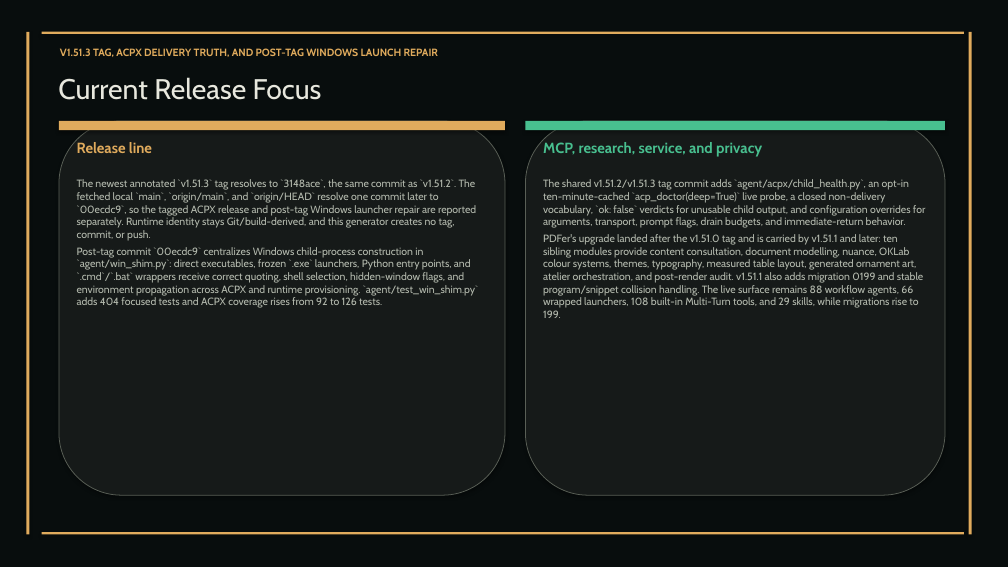
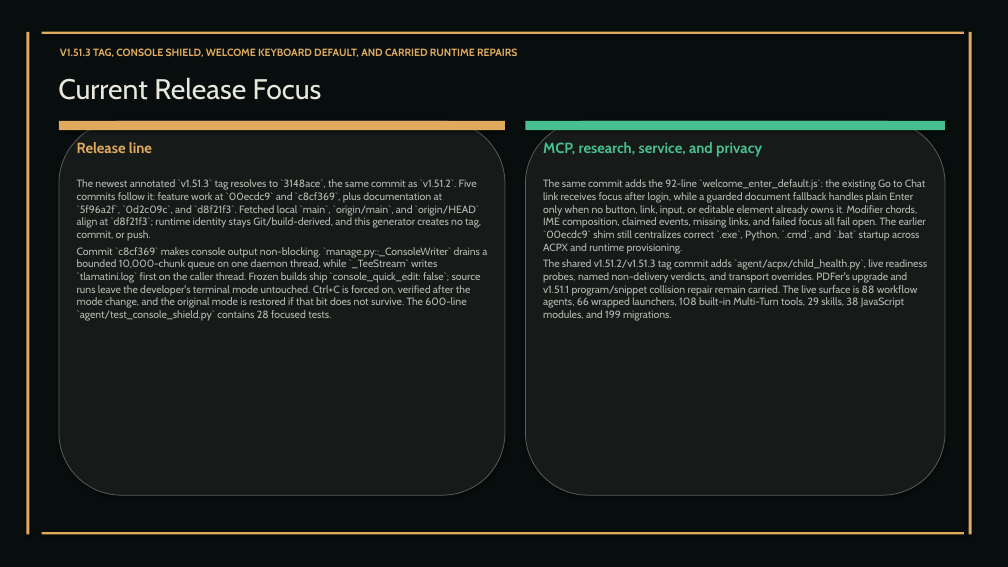
Before and after one commit to XAIHT/Tlamatini, a slide deck: slide 27 of Tlamatini_eXtended_Artificial_Intelligence_Humanly_Tempered.pptx. Drawn at 1008x567 pixels with LibreOffice and Linux fonts; fonts in the diff are those of the drawing. Boxes give left, top, right and bottom in pixels: in the first picture for what was removed or moved away, otherwise in the second. Text is boxed around its words. In the diff, an @@ line names an element or a change of style, - is before the commit and + after.

Commit message:
Updating visual documentation for imp. on welcome page and making the  shield in console window, by Tlamatini's-AutoBot.

```diff
--- a/Tlamatini_eXtended_Artificial_Intelligence_Humanly_Tempered.pptx
+++ b/Tlamatini_eXtended_Artificial_Intelligence_Humanly_Tempered.pptx
@@ text at [60, 48, 517, 57]: text changed @@
-V1.51.3 TAG, ACPX DELIVERY TRUTH, AND POST-TAG WINDOWS LAUNCH REPAIR
+V1.51.3 TAG, CONSOLE SHIELD, WELCOME KEYBOARD DEFAULT, AND CARRIED RUNTIME REPAIRS
@@ text at [77, 179, 487, 321]: text changed @@
-The newest annotated `v1.51.3` tag resolves to `3148ace`, the same commit as `v1.51.2`. The fetched local `main`, `origin/main`, and `origin/HEAD` resolve one commit later to `00ecdc9`, so the tagged ACPX release and post-tag Windows launcher repair are reported separately. Runtime identity stays Git/build-derived, and this generator creates no tag, commit, or push.
-Post-tag commit `00ecdc9` centralizes Windows child-process construction in `agent/win_shim.py`: direct executables, frozen `.exe` launchers, Python entry points, and `.cmd`/`.bat` wrappers receive correct quoting, shell selection, hidden-window flags, and environment propagation across ACPX and runtime provisioning. `agent/test_win_shim.py` adds 404 focused tests and ACPX coverage rises from 92 to 126 tests.
+The newest annotated `v1.51.3` tag resolves to `3148ace`, the same commit as `v1.51.2`. Five commits follow it: feature work at `00ecdc9` and `c8cf369`, plus documentation at `5f96a2f`, `0d2c09c`, and `d8f21f3`. Fetched local `main`, `origin/main`, and `origin/HEAD` align at `d8f21f3`; runtime identity stays Git/build-derived, and this generator creates no tag, commit, or push.
+Commit `c8cf369` makes console output non-blocking. `manage.py::_ConsoleWriter` drains a bounded 10,000-chunk queue on one daemon thread, while `_TeeStream` writes `tlamatini.log` first on the caller thread. Frozen builds ship `console_quick_edit: false`; source runs leave the developer's terminal mode untouched. Ctrl+C is forced on, verified after the mode change, and the original mode is restored if that bit does not survive. The 600-line `agent/test_console_shield.py` contains 28 focused tests.
@@ text at [543, 179, 928, 321]: text changed @@
-The shared v1.51.2/v1.51.3 tag commit adds `agent/acpx/child_health.py`, an opt-in ten-minute-cached `acp_doctor(deep=True)` live probe, a closed non-delivery vocabulary, `ok: false` verdicts for unusable child output, and configuration overrides for arguments, transport, prompt flags, drain budgets, and immediate-return behavior.
-PDFer's upgrade landed after the v1.51.0 tag and is carried by v1.51.1 and later: ten sibling modules provide content consultation, document modelling, nuance, OKLab colour systems, themes, typography, measured table layout, generated ornament art, atelier orchestration, and post-render audit. v1.51.1 also adds migration 0199 and stable program/snippet collision handling. The live surface remains 88 workflow agents, 66 wrapped launchers, 108 built-in Multi-Turn tools, and 29 skills, while migrations rise to 199.
+The same commit adds the 92-line `welcome_enter_default.js`: the existing Go to Chat link receives focus after login, while a guarded document fallback handles plain Enter only when no button, link, input, or editable element already owns it. Modifier chords, IME composition, claimed events, missing links, and failed focus all fail open. The earlier `00ecdc9` shim still centralizes correct `.exe`, Python, `.cmd`, and `.bat` startup across ACPX and runtime provisioning.
+The shared v1.51.2/v1.51.3 tag commit adds `agent/acpx/child_health.py`, live readiness probes, named non-delivery verdicts, and transport overrides. PDFer's upgrade and v1.51.1 program/snippet collision repair remain carried. The live surface is 88 workflow agents, 66 wrapped launchers, 108 built-in Multi-Turn tools, 29 skills, 38 JavaScript modules, and 199 migrations.
```
Also in this commit, not shown: 54 other slides changed, 1 slide removed, 4 other files.
